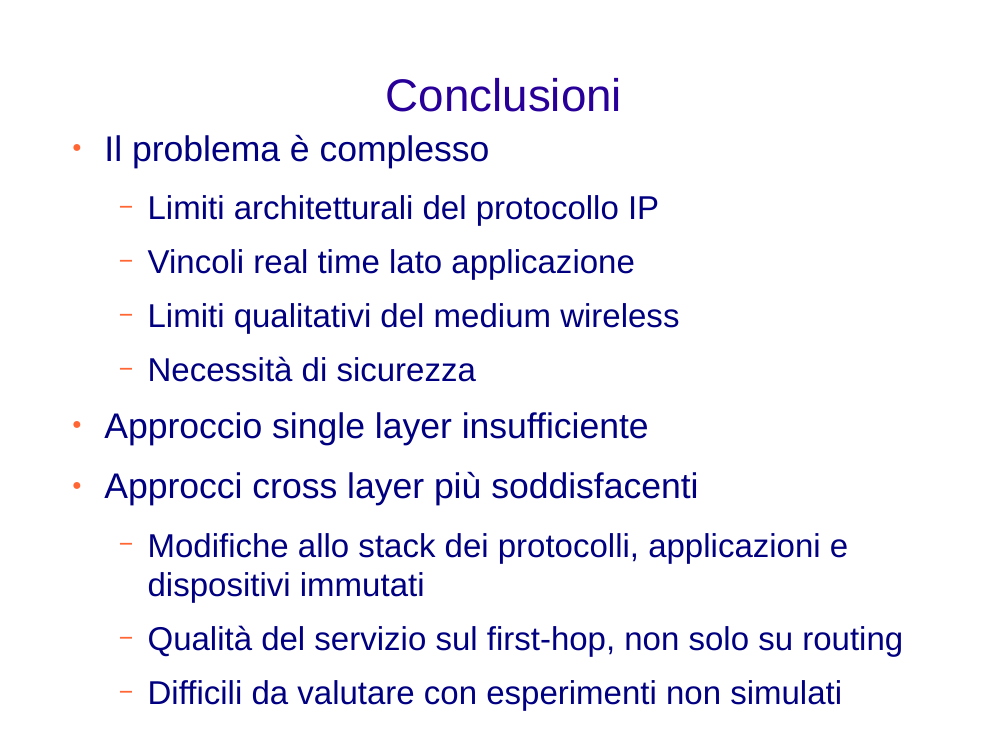
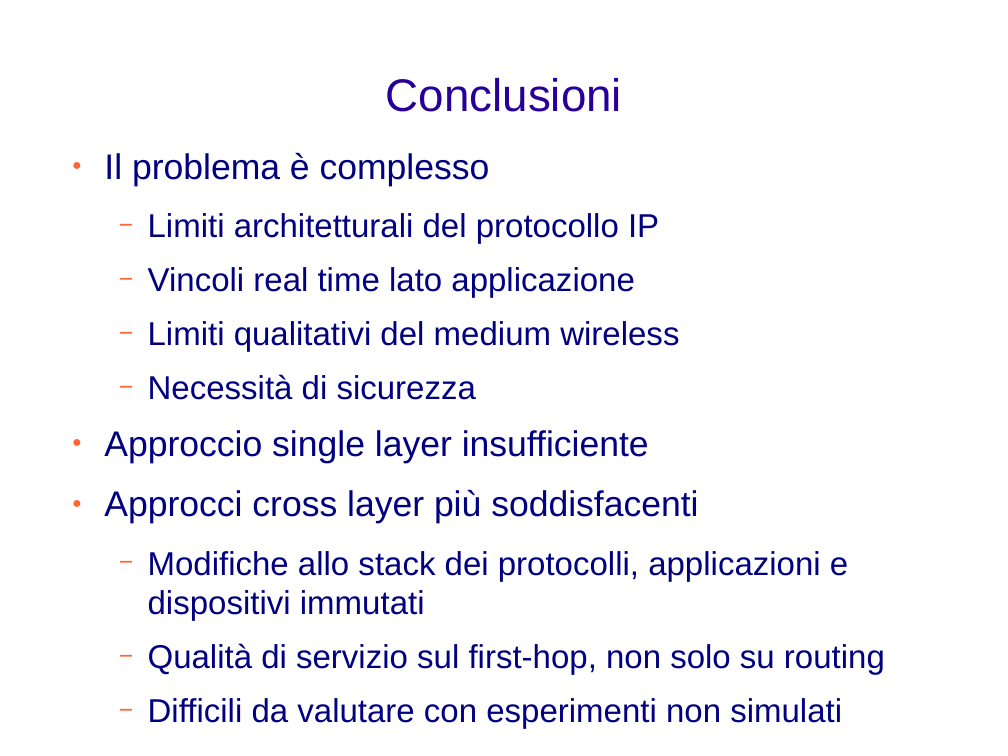
Before and after one commit to rjack/tesi-triennale, a slide deck: slide 12 of presentazione.odp (slide 11 before the commit). Drawn at 1008x756 pixels with LibreOffice and Linux fonts; fonts in the diff are those of the drawing; background and template pictures are left out. Boxes give left, top, right and bottom in pixels: in the first picture for what was removed or moved away, otherwise in the second. Text is boxed around its words. In the diff, an @@ line names an element or a change of style, - is before the commit and + after.

```diff
--- a/presentazione.odp
+++ b/presentazione.odp
@@ text "Il problema è complesso": place and size @@
-text "Il problema è complesso" at [104,134,903,711]
+text "Il problema è complesso" at [104,152,885,729]
@@ text at [148,643,885,675]: text changed @@
-  − Qualità del servizio sul first-hop, non solo su routing
+  − Qualità di servizio sul first-hop, non solo su routing
```
Also in this commit, not shown: 3 other slides changed, 1 slide added.
